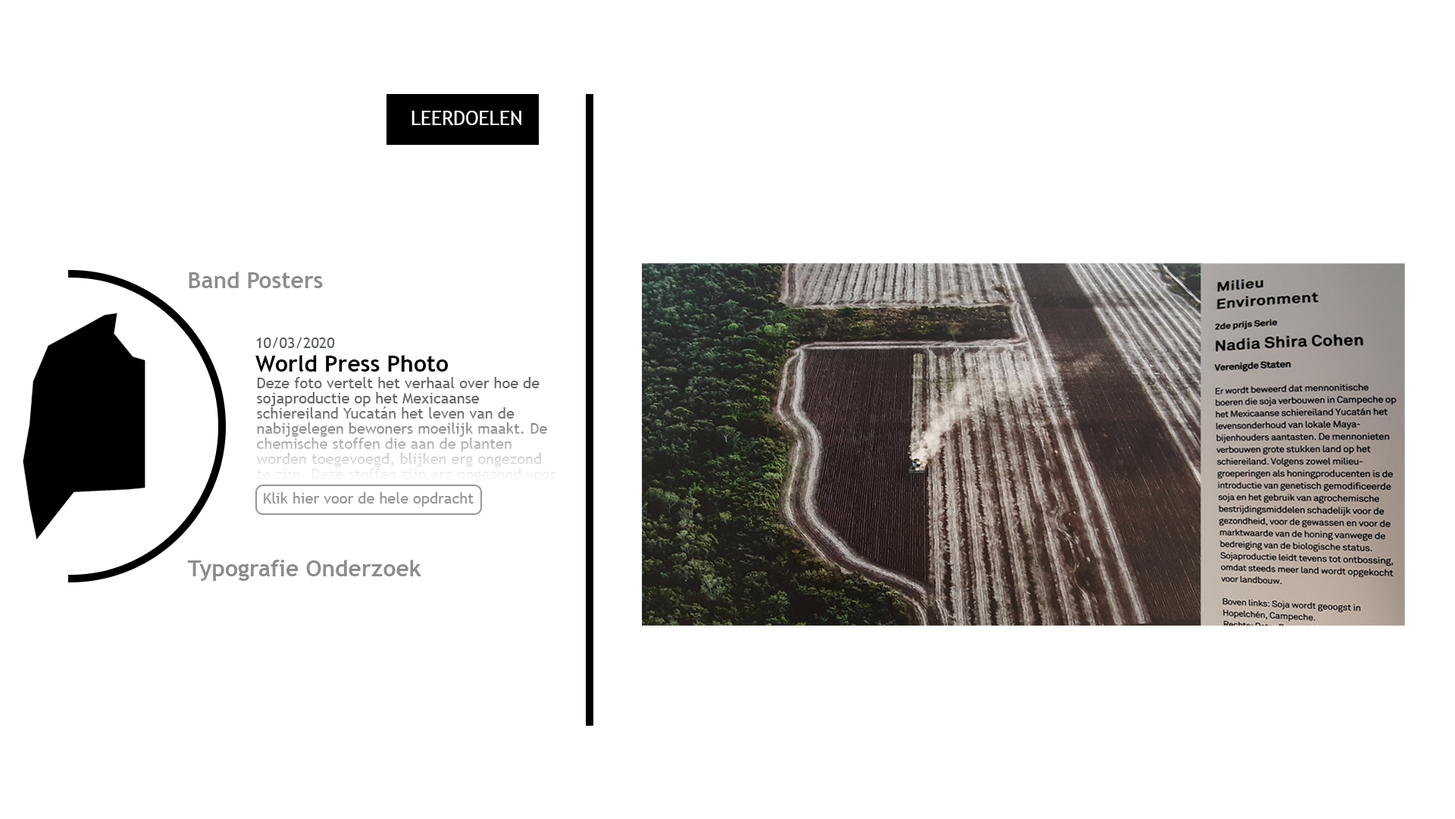
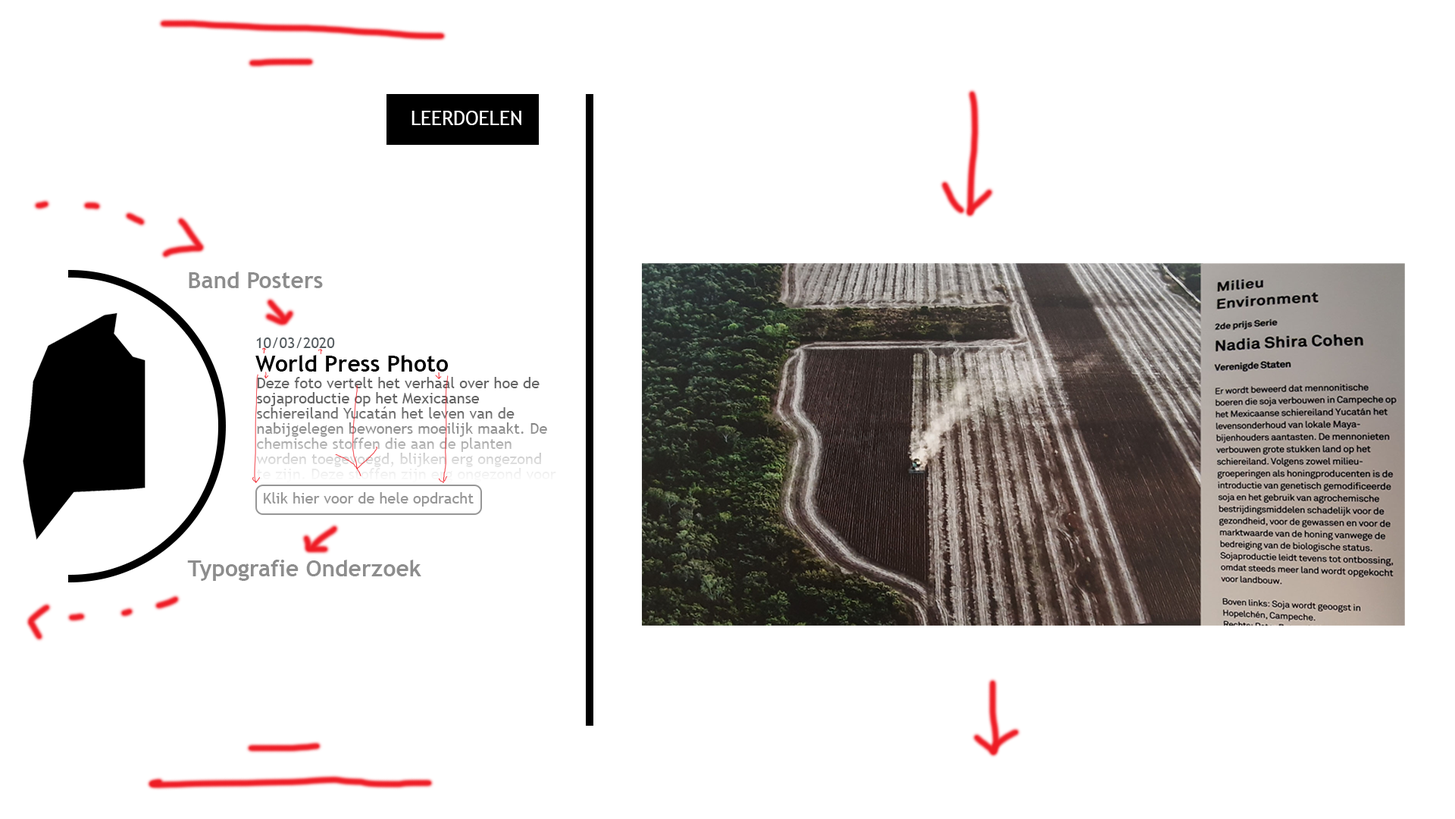
Before/after of a 1455 × 819 layered artwork. What changed in the layer stack:
showed "notes" over bbox(25, 17, 1022, 791)
